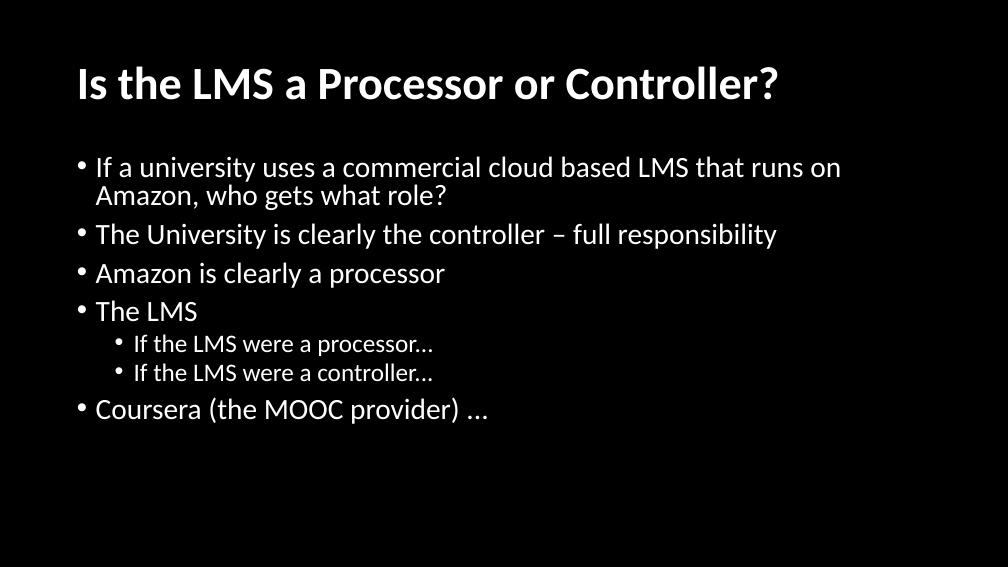
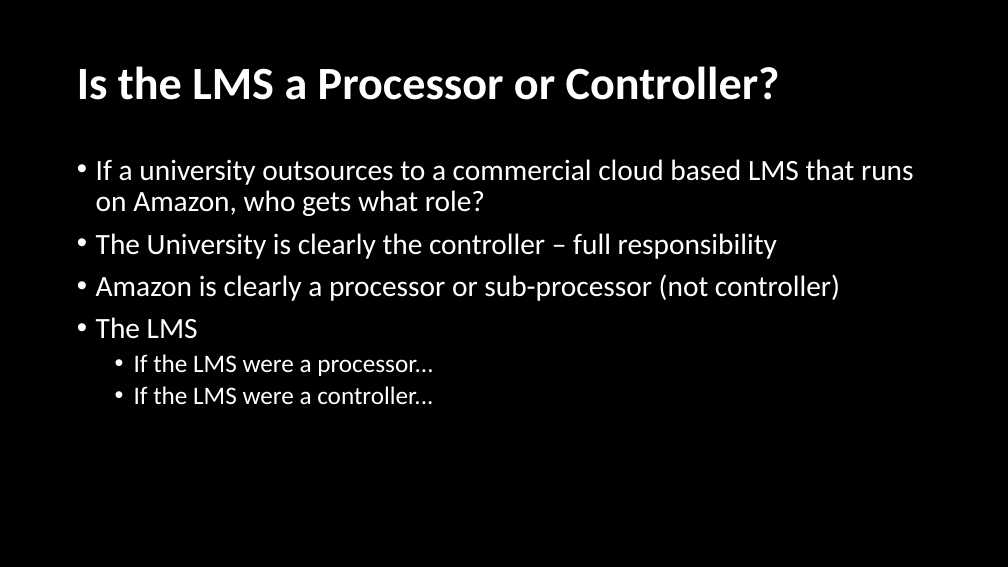
Before and after one commit to LearnerPrivacy/LearnerPrivacy.github.io, a slide deck: slide 14 of lectures/004-GDPR.pptx (slide 13 before the commit). Drawn at 1008x567 pixels with LibreOffice and Linux fonts; fonts in the diff are those of the drawing; background and template pictures are left out. Boxes give left, top, right and bottom in pixels: in the first picture for what was removed or moved away, otherwise in the second. Text is boxed around its words. In the diff, an @@ line names an element or a change of style, - is before the commit and + after.

```diff
--- a/lectures/004-GDPR.pptx
+++ b/lectures/004-GDPR.pptx
@@ text at (96, 159, 914, 216): text changed @@
-• If a university uses a commercial cloud based LMS that runs on Amazon, who gets what role?
+• If a university outsources to a commercial cloud based LMS that runs on Amazon, who gets what role?
@@ text at (96, 233, 777, 404): line spacing 0.8 to 0.9 @@
@@ text at (96, 274, 840, 301): text changed @@
-• Amazon is clearly a processor
+• Amazon is clearly a processor or sub-processor (not controller)
@@ text at (96, 397, 460, 424): paragraph removed @@
-• Coursera (the MOOC provider) ...
```
Also in this commit, not shown: 13 other slides changed, 1 slide added, 2 slides removed, 6 other files.
